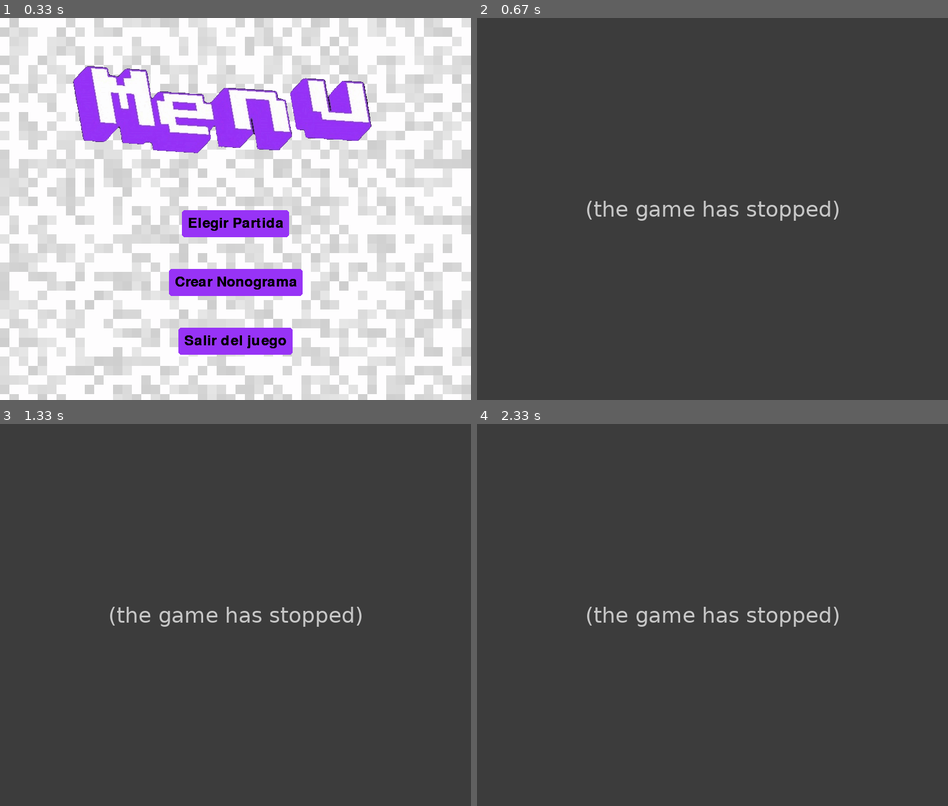
Above: before the commit, frames 1-4 (two rows, left to right).
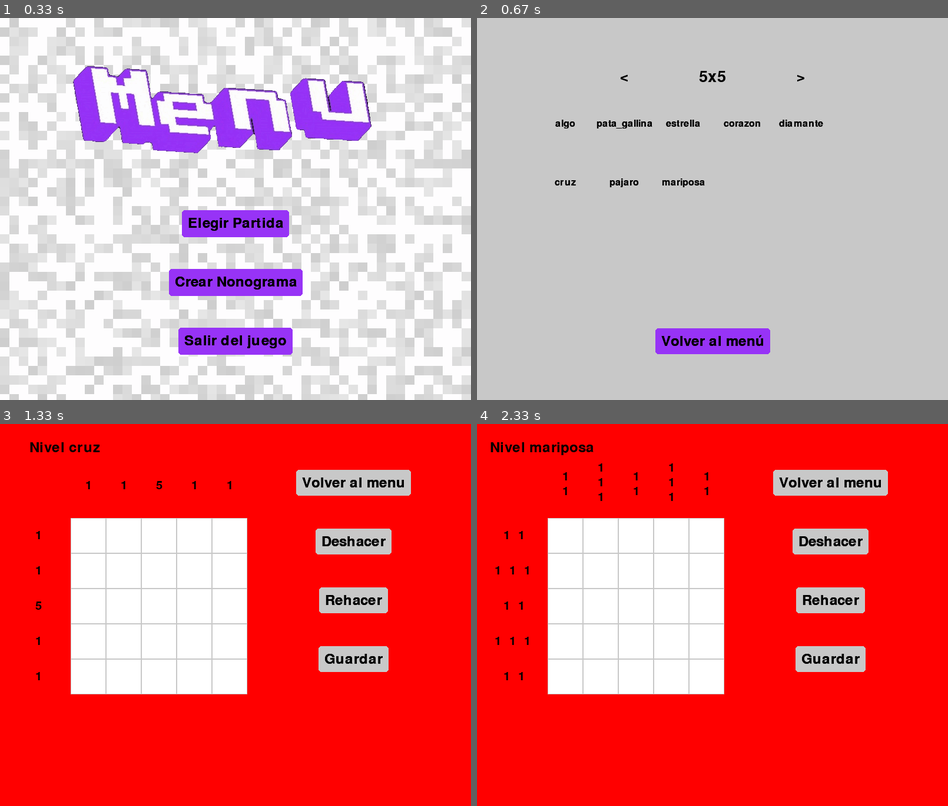
Above: after the commit, the same moments.

Repository: Diego-ipt/Pygame_nonograma
Game: pygame game, started from inicio.py
Two runs of this game, one before a commit and one after it. Both use one fixed random seed, a clock stepped at 60 frames per second and the inputs below.
Inputs (mouse positions are in pixels of both pictures, inside the frame that each line leads up to):
- Up to frame 1 (0.33 s): no input
- Up to frame 2 (0.67 s): press the mouse at (712, 224) at 0.37 s; move the mouse to (637, 262) at 0.47 s; release the mouse at (566, 296) at 0.6 s
- Up to frame 3 (1.33 s): press the mouse at (89, 588) at 0.7 s; move the mouse to (84, 557) at 0.8 s; release the mouse at (75, 523) at 0.93 s; press the mouse at (353, 660) at 1.03 s; move the mouse to (353, 668) at 1.13 s; release the mouse at (357, 676) at 1.27 s
- Up to frame 4 (2.33 s): press the mouse at (830, 481) at 1.37 s; move the mouse to (721, 611) at 1.47 s; release the mouse at (608, 737) at 1.6 s; press the mouse at (712, 630) at 1.7 s; move the mouse to (623, 615) at 1.8 s; release the mouse at (538, 603) at 1.93 s; press the mouse at (684, 588) at 2.03 s; move the mouse to (764, 668) at 2.13 s; release the mouse at (844, 752) at 2.27 s

Frame 1 is identical in both runs. In frame 2, 99% of the frame differs, in the area x 0-100%, y 0-100%; in frame 3, 100%; in frame 4, 100%.
Error before the commit: KeyError: 'elegir_partida' (JuegoNonograma.py line 37); the game stopped at 0.37 s (later frames are placeholders)

Commit message:
elementos_menus: borradas funciones redundantes o no utilizadas o reimplementadas en otras partes VentanaElegirPartida: Ahora funciona bien, falta reimplementar cargar partida con ventana pero carga los niveles de 0 bien VentanaNonogramaGame: Ahora usa clase boton pero sigue siendo lento (no se porque)

Diff:
--- a/nonograma_core/Elementos_graficos/elementos_menus.py
+++ b/nonograma_core/Elementos_graficos/elementos_menus.py
@@ -22,15 +22,6 @@
 icono = asset_manager.cargar_imagen("Iconojuego.jpg")
 pygame.display.set_caption("Nonograma_Game")
 pygame.display.set_icon(icono)
-
-def mostrar_fotogramas(fotogramas, indice_fotograma, x, y, pantalla):
-    if len(fotogramas) > 0:
-        pantalla.blit(fotogramas[indice_fotograma], (x, y))
-        indice_fotograma = (indice_fotograma + 1) % len(fotogramas)
-        return indice_fotograma
-    else:
-        print("Error: No se han cargado los fotogramas")
-        return indice_fotograma
 
 # Función para mostrar texto en la pantalla
 def mostrar_texto(texto, fuente, color, pantalla, x, y):
@@ -65,69 +56,3 @@
         accion_ejecutada = False
 
     mostrar_texto(texto, font, color_text, pantalla, x + (ancho // 2), y + (alto // 2))
-
-# Función para los botones
-def boton_sin_reset(texto, x, y, ancho, alto, color_base, color_presionado, pantalla, accion=None, color_text=NEGRO):
-    raton = pygame.mouse.get_pos()
-    click = pygame.mouse.get_pressed()
-
-    if x + ancho > raton[0] > x and y + alto > raton[1] > y:
-        if color_presionado != NOTHING:
-            pygame.draw.rect(pantalla, color_presionado, (x, y, ancho, alto))
-        if click[0] == 1 and accion is not None:
-            accion()
-    else:
-        if color_base != NOTHING:
-            pygame.draw.rect(pantalla, color_base, (x, y, ancho, alto))
-
-    mostrar_texto(texto, fuente, color_text, pantalla, x + (ancho // 2), y + (alto // 2))
-
-# Función para dibujar una cuadrícula menu
-def dibujar_grid(pantalla, filas, columnas, tamano_celda, color_activo, color_inactivo, grid_estado):
-    for fila in range(filas):
-        for columna in range(columnas):
-            x = columna * tamano_celda
-            y = fila * tamano_celda
-            celda_surface = pygame.Surface((tamano_celda, tamano_celda), pygame.SRCALPHA)
-            # Definir el color con transparencia (valor alfa entre 0 y 255)
-            color = (*color_activo[:3], random.randrange(25, 50)) if grid_estado[fila][columna] else (*color_inactivo[:3], 255)
-            # Rellenar la superficie con el color y la transparencia
-            celda_surface.fill(color)
-            # Dibujar la celda en la pantalla
-            pantalla.blit(celda_surface, (x, y))
-
-
-def mostrar_lista_nombres(pantalla, nombres, x, y, ancho, alto, color_base, color_presionado, color_texto, fuente, accion=None):
-    """
-    Muestra una lista de nombres seleccionables en la pantalla.
-
-    :param pantalla: Superficie de Pygame donde se dibujará la lista.
-    :param nombres: Lista de nombres a mostrar.
-    :param x: Coordenada x de la esquina superior izquierda de la lista.
-    :param y: Coordenada y de la esquina superior izquierda de la lista.
-    :param ancho: Ancho de cada elemento de la lista.
-    :param alto: Alto de cada elemento de la lista.
-    :param color_base: Color base de los elementos.
-    :param color_presionado: Color de los elementos cuando se presionan.
-    :param color_texto: Color del texto.
-    :param fuente: Fuente del texto.
-    :param accion: Función a ejecutar cuando se selecciona un nombre.
-    :return: El nombre seleccionado o None si no se seleccionó ninguno.
-    """
-    raton = pygame.mouse.get_pos()
-    click = pygame.mouse.get_pressed()
-
-    for i, nombre in enumerate(nombres):
-        item_y = y + i * alto
-        if x + ancho > raton[0] > x and item_y + alto > raton[1] > item_y:
-            pygame.draw.rect(pantalla, color_presionado, (x, item_y, ancho, alto))
-            if click[0] == 1:
-                if accion is not None:
-                    accion(nombre)
-                return nombre
-        else:
-            pygame.draw.rect(pantalla, color_base, (x, item_y, ancho, alto))
-
-        mostrar_texto(nombre, fuente, color_texto, pantalla, x + (ancho // 2), item_y + (alto // 2))
-
-    return None
--- a/nonograma_core/JuegoNonograma.py
+++ b/nonograma_core/JuegoNonograma.py
@@ -25,14 +25,25 @@
 
     ventanas = {
         'menu_principal': VentanaMenuPrincipal(PANTALLA),
-        # 'elegir_partida': VentanaElegirPartida(PANTALLA),
+        'elegir_partida': VentanaElegirPartida(PANTALLA),
+        'ventana_nonograma_game': None, #Sera instanciada dinamicamente para cargar aprtidas
         # 'crear_nonograma': VentanaCrearNonograma(PANTALLA),
-        # 'ventana_nonograma_game': VentanaNonogramaGame(PANTALLA),
         # 'ventana_victoria': VentanaVictoria(PANTALLA)
     }
 
     estado_actual = 'menu_principal'
+    partida_cargada = None
+    nombre_nivel = None
 
     while True:
+        if estado_actual == 'ventana_nonograma_game':
+            ventanas[estado_actual] = VentanaNonogramaGame(PANTALLA, partida_cargada, nombre_nivel)
+            partida_cargada = None
+            nombre_nivel = None
+
         ventana_siguiente = ventanas[estado_actual].run()
-        estado_actual = ventana_siguiente
+
+        if isinstance(ventana_siguiente, tuple): #Caso especial donde se cargo un juego al elegir aprtida
+            estado_actual, partida_cargada, nombre_nivel = ventana_siguiente
+        else:
+            estado_actual = ventana_siguiente
--- a/nonograma_core/Logica/tablero_nonograma.py
+++ b/nonograma_core/Logica/tablero_nonograma.py
@@ -120,28 +120,3 @@
             pos_aux = self.stack_redo.pop()
             self.stack.push(pos_aux)
             self.board.handle_click(pos_aux)
-
-# def main():
-#     pygame.init()
-#     main_window_size = (600, 600)
-#     main_window = pygame.display.set_mode(main_window_size)
-#     pygame.display.set_caption("Main Window")
-#     clock = pygame.time.Clock()
-#     game = Game()
-#     game_position = (150, 150)  # Position of the game within the main window
-
-#     running = True
-#     while running:
-#         for event in pygame.event.get():
-#             if event.type == pygame.QUIT:
-#                 running = False
-
-#         main_window.fill((200, 200, 200))  # Fill the main window with a background color
-#         game.run(main_window, *game_position)
-#         pygame.display.flip()
-#         clock.tick(60)
-
-#     pygame.quit()
-
-# if __name__ == "__main__":
-#     main()
--- a/nonograma_core/Ventanas/VentanaElegirPartida.py
+++ b/nonograma_core/Ventanas/VentanaElegirPartida.py
@@ -1,9 +1,14 @@
 import json
 import os
-from nonograma_core.Logica.tablero_nonograma import Game
+import sys
+
+import pygame.font
+
 from nonograma_core.Ventanas.VentanaBase import VentanaBase
-from nonograma_core.Elementos_graficos.elementos_menus import *
+from nonograma_core.Elementos_graficos.Boton import Boton
 from nonograma_core.Elementos_graficos.colores import *
+from nonograma_core.JuegoNonograma import ANCHO_PANTALLA, ALTO_PANTALLA
+from nonograma_core.Elementos_graficos.elementos_menus import fuente, mostrar_texto
 from nonograma_core.Logica.registros import *
 
 
@@ -38,38 +43,13 @@
         self.nombre_nivel_elegido = ""
 
         self.confirmando = False #para mostrar la ventana de confirmacion
-        self.selectt = False #para confirmar si se selecciono un boton
-        self.eleccion = False   #para confirmar si se desea cargar el progreso
         self.search = Search_progress()
         self.bandera_search = False
         self.game = None
 
-    def seleccion_boton(self):
-        self.selectt = True
-
-    def iniciar_ventana_confirmacion(self):
-        self.confirmando = True
-
-    def rechazo(self):
-        self.seleccion_boton()
-        self.eleccion=False
-        self.confirmando = False
-
-    def acepta(self):
-        self.seleccion_boton()
-        self.eleccion=True
-        self.confirmando = False
-
-    def ventana_confirmacion(self):
-        confirm_width, confirm_height = 350, 150
-
-        confirm_rect = pygame.Rect((ancho_pantalla // 2 - confirm_width // 2, alto_pantalla // 2 - confirm_height // 2), (confirm_width, confirm_height))
-
-        pygame.draw.rect(self.pantalla, NEGRO, confirm_rect)
-        mostrar_texto("¿desea cargar el progreso?", pygame.font.SysFont(None, 36), BLANCO, self.pantalla, ancho_pantalla // 2, alto_pantalla // 2 - 20)
-
-        boton("Sí", confirm_rect.left + 55, confirm_rect.top + 80, 80, 40, VERDE, VERDE_PRESIONADO, self.pantalla, self.acepta)
-        boton("No", confirm_rect.right - 140, confirm_rect.top + 80, 80, 40, ROJO, ROJO_PRESIONADO, self.pantalla, self.rechazo)
+        self.boton_volver = Boton(image=None, pos=(ANCHO_PANTALLA / 2, 550), text_input="Volver al menú", font=pygame.font.SysFont(None, 36), base_color=VIOLETA_MENU, hover_color=FUCSIA)
+        self.boton_izq = Boton(image=None, pos=(ANCHO_PANTALLA / 2 - 150, 100), text_input="<", font=pygame.font.SysFont(None, 36), base_color=GRIS, hover_color=AZUL_OSCURO)
+        self.boton_der = Boton(image=None, pos=(ANCHO_PANTALLA / 2 + 150, 100), text_input=">", font=pygame.font.SysFont(None, 36), base_color=GRIS, hover_color=AZUL_OSCURO)
 
     def cambiar_dificultad(self, direccion):
         #-1 para izquierda, 1 para derecha
@@ -80,58 +60,57 @@
         dificultad_actual = self.dificultades[self.indice_dificultad]
         return [get_levels_name(dificultad_actual), get_levels_file(dificultad_actual)]
 
-    def iniciar_juego(self, partida_seleccionada):
-        game = partida_seleccionada  # Reinicia el juego
-        game.running = True
-        self.cambiar_ventana('ventana_nonograma_game', game, self.nombre_nivel_elegido)
+    def run(self):
+        boton_si, boton_no = None, None
+        while True:
+            self.pantalla.fill(GRIS)
+            menu_mouse_pos = pygame.mouse.get_pos()
 
-    def dibujar(self):
-        self.pantalla.fill(GRIS)
-        mostrar_texto("Elegir Partida", fuente, NEGRO, self.pantalla, 400, 50)
+            #flechas de dificultad
 
-        # Flechas de navegación de dificultad
-        boton("<", 250, 100, 50, 50, GRIS, AZUL_OSCURO, self.pantalla, lambda: self.cambiar_dificultad(-1))
-        boton(">", 500, 100, 50, 50, GRIS, AZUL_OSCURO, self.pantalla, lambda: self.cambiar_dificultad(1))
+            for boton in [self.boton_izq, self.boton_der, self.boton_volver]:
+                boton.changeColor(menu_mouse_pos)
+                boton.update(self.pantalla)
 
-        # Mostrar la dificultad actual
-        dificultad_texto = self.dificultades[self.indice_dificultad].replace("size_", "") + "x" + self.dificultades[self.indice_dificultad].replace("size_", "")
-        mostrar_texto(dificultad_texto, fuente, NEGRO, self.pantalla, 400, 130)
+            #mostrar dificultas
+            dificultad_texto = self.dificultades[self.indice_dificultad].replace("size_", "") + "x" + self.dificultades[self.indice_dificultad].replace("size_", "")
+            mostrar_texto(dificultad_texto, fuente, NEGRO, self.pantalla, 400, 100)
 
-        # Botón para volver al menú principal
-        boton("Volver al menú", 300, 500, 200, 60, GRIS, AZUL_OSCURO, self.pantalla, lambda: self.cambiar_ventana('menu_principal'))
-
-        # dibujar una cuadrícula para mostrar niveles
-        niveles_nombres = self.niveles[0]
-        for i, nombre in enumerate(niveles_nombres[:15]):  # Maximo 15 niveles
-            x = 150 + (i % 5) * 100  # Posición en X para cada columna
-            y = 180 + (i // 5) * 100  # Posición en Y para cada fila
-            boton(nombre, x, y, 80, 80, GRIS, AZUL_OSCURO, self.pantalla, lambda n=nombre: self.seleccionar_nivel(n), font=pygame.font.SysFont(None, 20))
+            niveles_nombres = self.niveles[0]
+            botones_niveles = []
+            for i, nombre in enumerate(niveles_nombres[:15]):  # Maximo 15 niveles
+                x = 150 + (i % 5) * 100  # Posición en X para cada columna
+                y = 180 + (i // 5) * 100  # Posición en Y para cada fila
+                boton_nivel = Boton(image=None, pos=(x,y), text_input=nombre, font=pygame.font.SysFont(None,24), base_color=GRIS, hover_color=AZUL_OSCURO)
+                boton_nivel.changeColor(menu_mouse_pos)
+                boton_nivel.update(self.pantalla)
+                botones_niveles.append((boton_nivel, nombre))
 
 
-        if self.confirmando:
-            self.ventana_confirmacion()
+            for event in pygame.event.get():
+                if event.type == pygame.QUIT:
+                    pygame.quit()
+                    sys.exit()
+                if event.type == pygame.MOUSEBUTTONDOWN:
+                    if self.boton_izq.checkInput(menu_mouse_pos):
+                        self.cambiar_dificultad(-1)
+                    if self.boton_der.checkInput(menu_mouse_pos):
+                        self.cambiar_dificultad(1)
+                    if self.boton_volver.checkInput(menu_mouse_pos):
+                        return 'menu_principal'
 
-        if self.bandera_search:
-            if self.selectt:
-                print("Se selecciono un boton")
-                if self.eleccion:
-                    print("cargando partida con progreso")
-                    for row in range(self.game.board.grid_size):
-                        for col in range(self.game.board.grid_size):
-                            self.game.board.board[row][col].clicked = self.search.avance[row][col]
-                    self.iniciar_juego(self.game)
-                else:
-                    print("No se cargo el progreso")
-                    self.iniciar_juego(self.game)
+                    for boton, nombre in botones_niveles:
+                        if boton.checkInput(menu_mouse_pos):
+                            return self.seleccionar_nivel(nombre)
 
+            pygame.display.update()
 
     def seleccionar_nivel(self, nombre_nivel):
         # Encuentra el archivo correspondiente al nivel seleccionado
         index = self.niveles[0].index(nombre_nivel)
         file_lvl = self.niveles[1][index]
+        dificultad_actual = self.dificultades[self.indice_dificultad]
 
-        # Cargar los datos del nivel seleccionado
-        dificultad_actual = self.dificultades[self.indice_dificultad]
         with open(os.path.join("levels", "base_levels", dificultad_actual, file_lvl)) as file:
             level_data = json.load(file)
 
@@ -140,16 +119,18 @@
         matriz_solucion = level_data['diseno']
         self.nombre_nivel_elegido = nombre_nivel
 
-        #search level selected
-        typelvl = "base" #cambiar cuando se eliga nivel personalizado
-        id= (str(level_data['nivel']) + "_" + str(level_data['grid_size'])+"_"+typelvl)
+        tipo_nivel = "base"
+        id = f"{level_data['nivel']}_{level_data['grid_size']}_{tipo_nivel}"
 
         self.game = Game(grid_size=grid_size, matriz_solucion=matriz_solucion, identificador=id)
-        Bandera_progreso= self.search.Search(id)
 
-        if(Bandera_progreso):
-            self.iniciar_ventana_confirmacion()
+        if self.search.Search(id):
+            self.confirmando = True
             self.bandera_search = True
-        else:
-            print("No se encontro el progreso")
-            self.iniciar_juego(self.game)
+
+        return self.iniciar_juego(self.game)
+
+    def iniciar_juego(self, partida_seleccionada):
+        game = partida_seleccionada  # Reinicia el juego
+        game.running = True
+        return 'ventana_nonograma_game', game, self.nombre_nivel_elegido
--- a/nonograma_core/Ventanas/VentanaNonogramaGame.py
+++ b/nonograma_core/Ventanas/VentanaNonogramaGame.py
@@ -1,7 +1,7 @@
 import pygame
 import time
-import json
-import os
+
+from nonograma_core.Elementos_graficos.Boton import Boton
 from nonograma_core.Elementos_graficos.elementos_menus import *
 from nonograma_core.Elementos_graficos.colores import *
 from nonograma_core.Logica.tablero_nonograma import *
@@ -12,61 +12,71 @@
 
 
 class VentanaNonogramaGame(VentanaBase):
-    def __init__(self, pantalla, cambiar_ventana, game, nombre_nivel):
-        super().__init__(pantalla, cambiar_ventana)
+    def __init__(self, pantalla, game, nombre_nivel):
+        self.pantalla = pantalla
         self.game = game
         self.nombre_nivel = nombre_nivel
         self.running = True
-        self.registro= Guardado(nombre_nivel, game, game.identificador)
+        self.registro = Guardado(nombre_nivel, game, game.identificador)
 
-    # En el bucle principal del juego
-    def dibujar(self):
-        time.sleep(0.1)  # Agregar un delay de 1 segundo
-        pantalla.fill(ROJO)
-        pygame.display.set_caption("Nonograma Game")
-        texto_nivel = f"Nivel {self.nombre_nivel}"
-        mostrar_texto(texto_nivel, pygame.font.SysFont(None, 35), NEGRO, pantalla, 110, 40)
+        self.boton_volver = Boton(image=None, pos=(600, 100), text_input="Volver al menu",font=pygame.font.SysFont(None, 36), base_color=GRIS, hover_color=AZUL_OSCURO)
+        self.boton_deshacer = Boton(image=None, pos=(600, 200), text_input="Deshacer", font=pygame.font.SysFont(None, 36), base_color=GRIS, hover_color=AZUL_OSCURO)
+        self.boton_rehacer = Boton(image=None, pos=(600, 300), text_input="Rehacer", font=pygame.font.SysFont(None, 36), base_color=GRIS, hover_color=AZUL_OSCURO)
+        self.boton_guardar = Boton(image=None, pos=(600, 400), text_input="Guardar", font=pygame.font.SysFont(None, 36), base_color=GRIS, hover_color=AZUL_OSCURO)
 
-        filas, columnas = procesar_matriz(self.game.board.matriz_solucion)
-        game_position = (120, 160)
+    def run(self):
+        while True:
+            self.pantalla.fill(ROJO)
+            pygame.display.set_caption("Nonograma Game")
+            texto_nivel = f"Nivel {self.nombre_nivel}"
+            mostrar_texto(texto_nivel, pygame.font.SysFont(None, 35), NEGRO, self.pantalla, 110, 40)
 
-        tamano_celda = self.game.getCellSize()
-        offset_x = game_position[0]
-        offset_y = game_position[1]
+            menu_mouse_pos = pygame.mouse.get_pos()
 
-        # Dibujar números de filas y columnas, en la parte de arriba se muestran uno encima de otro si estan separados
-        # en la misma columna, en la parte de al lado se muestran al lado de otro
-        # k es el indice del numero en la fila o columna que va iterando
-        for i, fila in enumerate(filas):
-            if not fila:
-                mostrar_texto("0", fuente, NEGRO, pantalla,
-                              offset_x - 40,
-                              offset_y + i * tamano_celda + tamano_celda // 2)
-            else:
-                for k, num in enumerate(fila):
-                    mostrar_texto(str(num), fuente, NEGRO, pantalla,
+            for boton in [self.boton_volver, self.boton_deshacer, self.boton_rehacer, self.boton_guardar]:
+                boton.changeColor(menu_mouse_pos)
+                boton.update(self.pantalla)
+
+            for evento in pygame.event.get():
+                if evento.type == pygame.QUIT:
+                    pygame.quit()
+                    exit()
+                if evento.type == pygame.MOUSEBUTTONDOWN:
+                    if self.boton_volver.checkInput(menu_mouse_pos):
+                        self.running = False
+                        return 'menu_principal'
+                    if self.boton_deshacer.checkInput(menu_mouse_pos):
+                        self.game.deshacer()
+                    if self.boton_rehacer.checkInput(menu_mouse_pos):
+                        self.game.rehacer()
+                    if self.boton_guardar.checkInput(menu_mouse_pos):
+                        self.registro.Save_progress()
+
+
+            # Obtener posición y tamaño del tablero
+            filas, columnas = procesar_matriz(self.game.board.matriz_solucion)
+            game_position = (120, 160)
+            tamano_celda = self.game.getCellSize()
+            offset_x, offset_y = game_position
+
+            # Dibujar números de las filas
+            for i, fila in enumerate(filas):
+                for k, num in enumerate(fila or [0]):
+                    mostrar_texto(str(num), pygame.font.SysFont(None, 30), NEGRO, self.pantalla,
                                   offset_x - 40 - len(fila) * 15 + k * 25,
                                   offset_y + i * tamano_celda + tamano_celda // 2)
 
-        for j, columna in enumerate(columnas):
-            if not columna:  # Si no hay bloques, muestra 0
-                mostrar_texto("0", fuente, NEGRO, pantalla,
-                              offset_x + j * tamano_celda + tamano_celda // 2,
-                              offset_y - 40)
-            else:
-                for k, num in enumerate(columna):
-                    mostrar_texto(str(num), fuente, NEGRO, pantalla,
+            # Dibujar números de las columnas
+            for j, columna in enumerate(columnas):
+                for k, num in enumerate(columna or [0]):
+                    mostrar_texto(str(num), pygame.font.SysFont(None, 30), NEGRO, self.pantalla,
                                   offset_x + j * tamano_celda + tamano_celda // 2,
                                   offset_y - 40 - len(columna) * 15 + k * 25)
 
-        boton("Volver al menú", 500, 100, 200, 60, GRIS, AZUL_OSCURO, pantalla,
-              lambda: self.cambiar_ventana('menu_principal'))
-        boton("Deshacer", 500, 220, 200, 60, GRIS, AZUL_OSCURO, pantalla, self.game.deshacer)
-        boton("Rehacer", 500, 340, 200, 60, GRIS, AZUL_OSCURO, pantalla, self.game.rehacer)
-        boton("Guardar", 500, 420, 200, 60, GRIS, AZUL_OSCURO, pantalla, self.registro.Save_progress)
 
-        if self.game.run(pantalla, *game_position, pygame.event.get()):
-            self.game.running = False
-            self.cambiar_ventana('ventana_victoria')
+            # Correr lógica del juego
+            if self.game.run(self.pantalla, *game_position, pygame.event.get()):
+                self.running = False
+                return 'ventana_victoria'
 
-        pygame.display.flip()  # Actualiza la pantalla en cada iteración del bucle
+            pygame.display.flip()  # Actualizar pantalla en cada iteración
